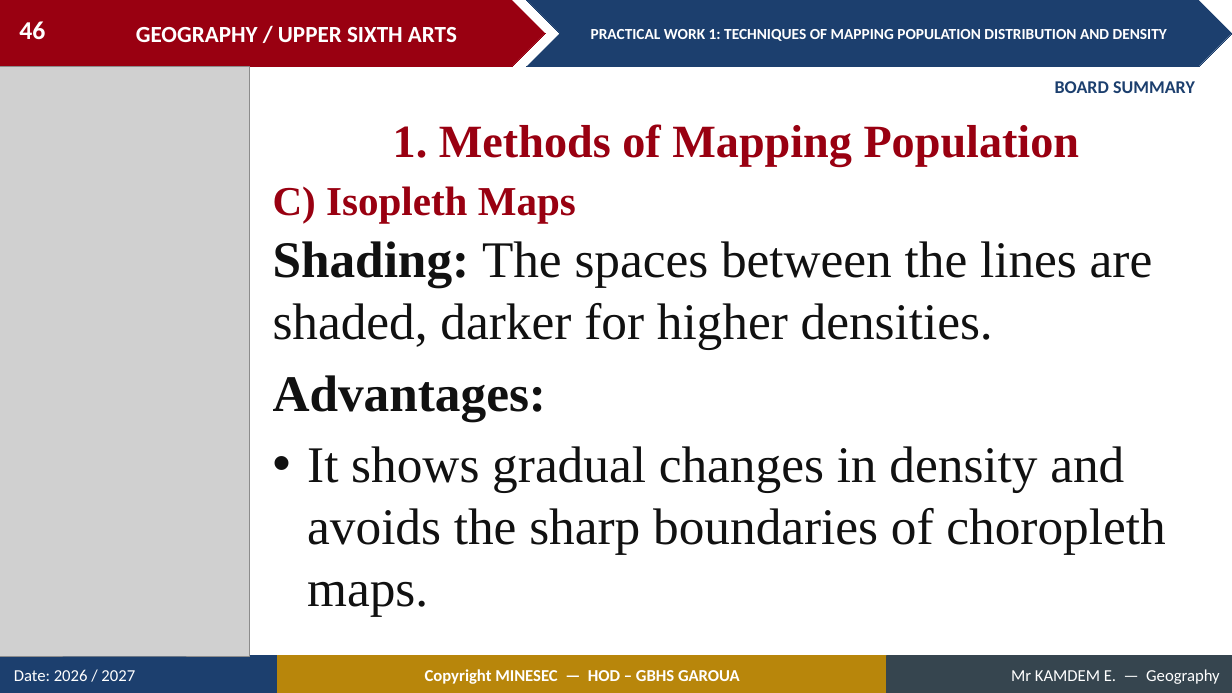
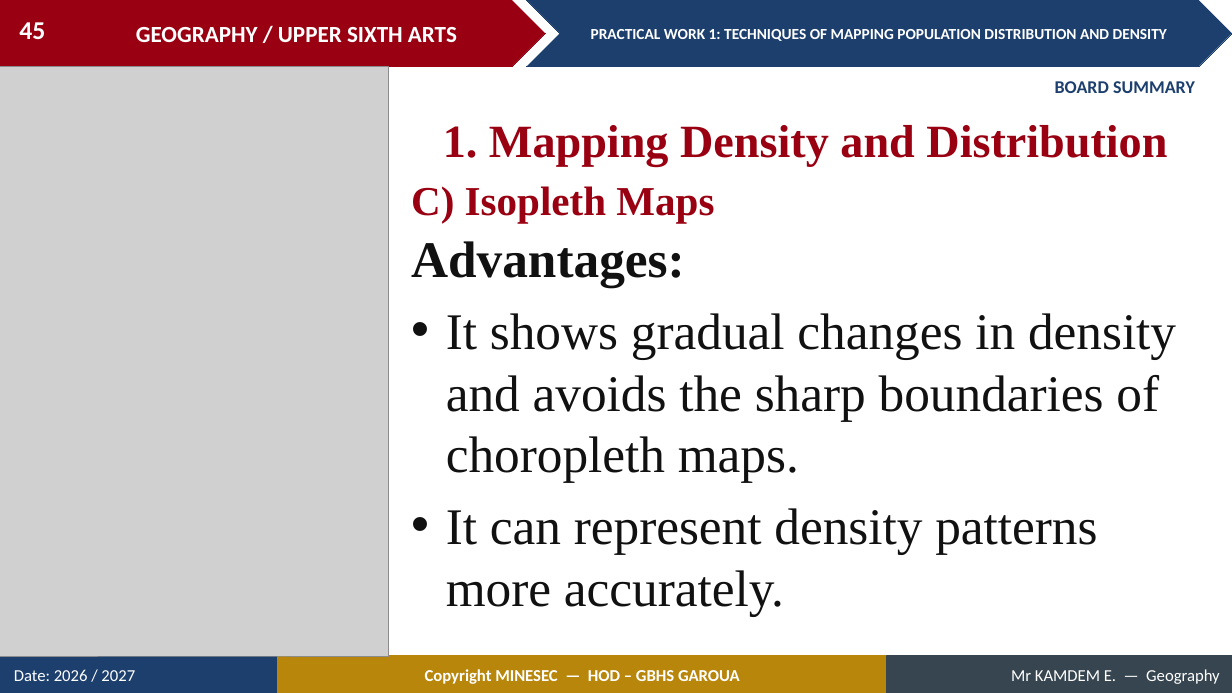
Before and after one commit to Berthautk/linea-github, a slide deck: slide 45 of lecons/USA/Population Geography/03_USA_POP_PW01_Techniques_of_Mapping_Population_Distribution_and_Density.pptx (slide 46 before the commit). Drawn at 1232x693 pixels with LibreOffice and Linux fonts; fonts in the diff are those of the drawing; grey boxes stand for pictures. Boxes give left, top, right and bottom in pixels: in the first picture for what was removed or moved away, otherwise in the second. Text is boxed around its words. In the diff, an @@ line names an element or a change of style, - is before the commit and + after.

```diff
--- a/lecons/USA/Population Geography/03_USA_POP_PW01_Techniques_of_Mapping_Population_Distribution_and_Density.pptx
+++ b/lecons/USA/Population Geography/03_USA_POP_PW01_Techniques_of_Mapping_Population_Distribution_and_Density.pptx
@@ page number at [19,22,45,39]: text changed @@
-46
+45
@@ picture: place and size @@
-picture at [0,67,250,656]
+picture at [0,67,388,656]
@@ text at [443,125,1167,166]: text changed @@
-1. Methods of Mapping Population
+1. Mapping Density and Distribution
@@ text "C) Isopleth Maps": place and size @@
-text "C) Isopleth Maps" at [273,186,576,222]
+text "C) Isopleth Maps" at [411,186,714,222]
@@ text "Advantages:": place and size @@
-text "Advantages:" at [273,241,1165,616]
+text "Advantages:" at [411,241,1176,616]
@@ text at [273,241,1153,350]: paragraph removed @@
-Shading: The spaces between the lines are shaded, darker for higher densities.
@@ text at [446,508,1097,616]: paragraph added @@
+• It can represent density patterns more accurately.
```
Also in this commit, not shown: 29 other slides changed, 2 slides added, 8 slides removed, 3 other files.
